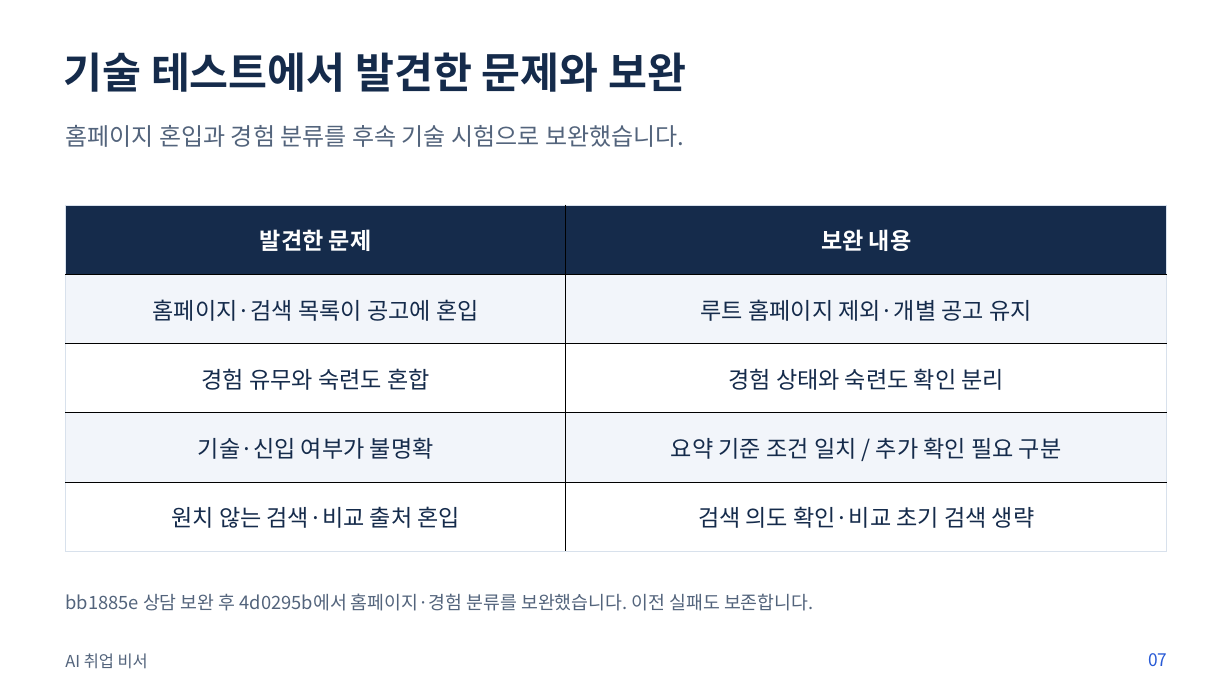
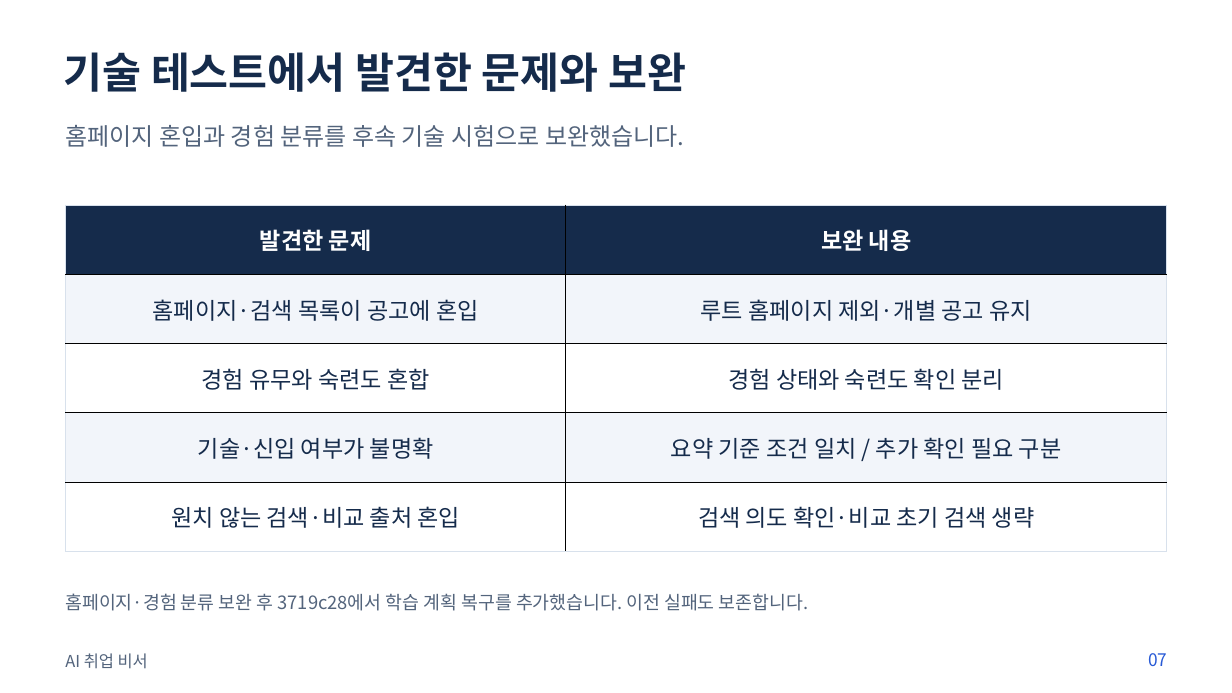
Before and after one commit to SonJH0/aisupport, a slide deck: slide 7 of docs/presentation/presentation.pptx. Drawn at 1232x693 pixels with LibreOffice and Linux fonts; fonts in the diff are those of the drawing. Boxes give left, top, right and bottom in pixels: in the first picture for what was removed or moved away, otherwise in the second. Text is boxed around its words. In the diff, an @@ line names an element or a change of style, - is before the commit and + after.

```diff
--- a/docs/presentation/presentation.pptx
+++ b/docs/presentation/presentation.pptx
@@ text at <box>65,593,808,611</box>: text changed @@
-bb1885e 상담 보완 후 4d0295b에서 홈페이지·경험 분류를 보완했습니다. 이전 실패도 보존합니다.
+홈페이지·경험 분류 보완 후 3719c28에서 학습 계획 복구를 추가했습니다. 이전 실패도 보존합니다.
```
Also in this commit, not shown: 2 other slides changed, 19 other files.
